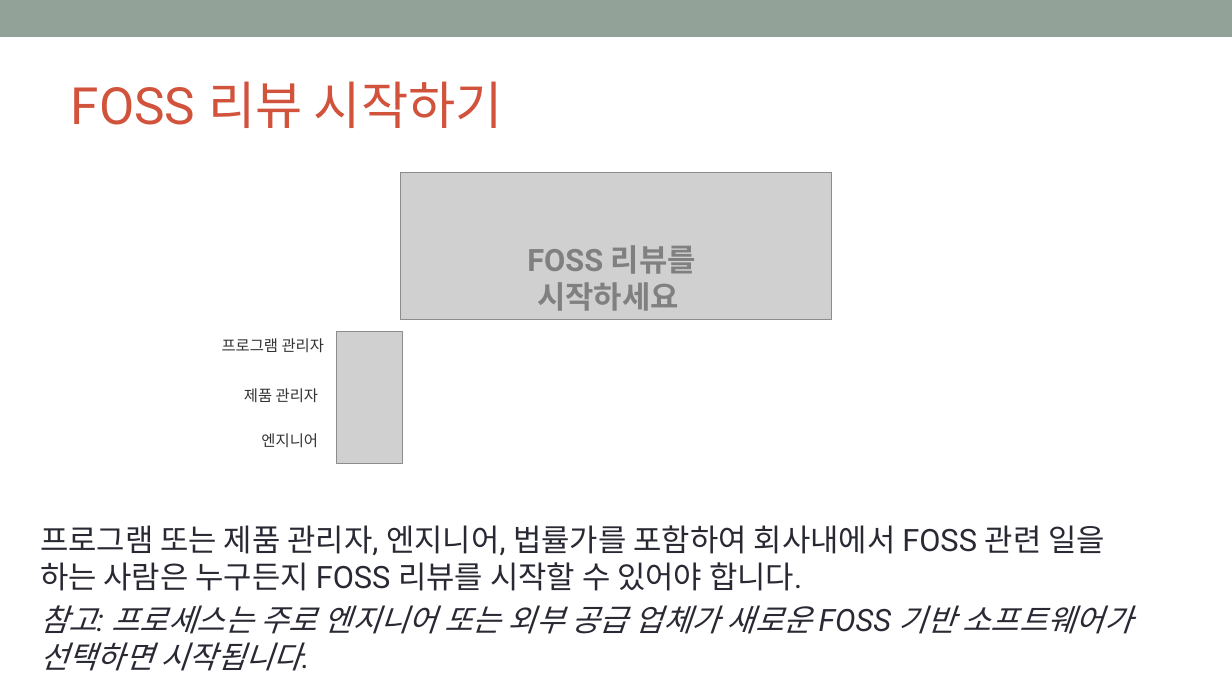
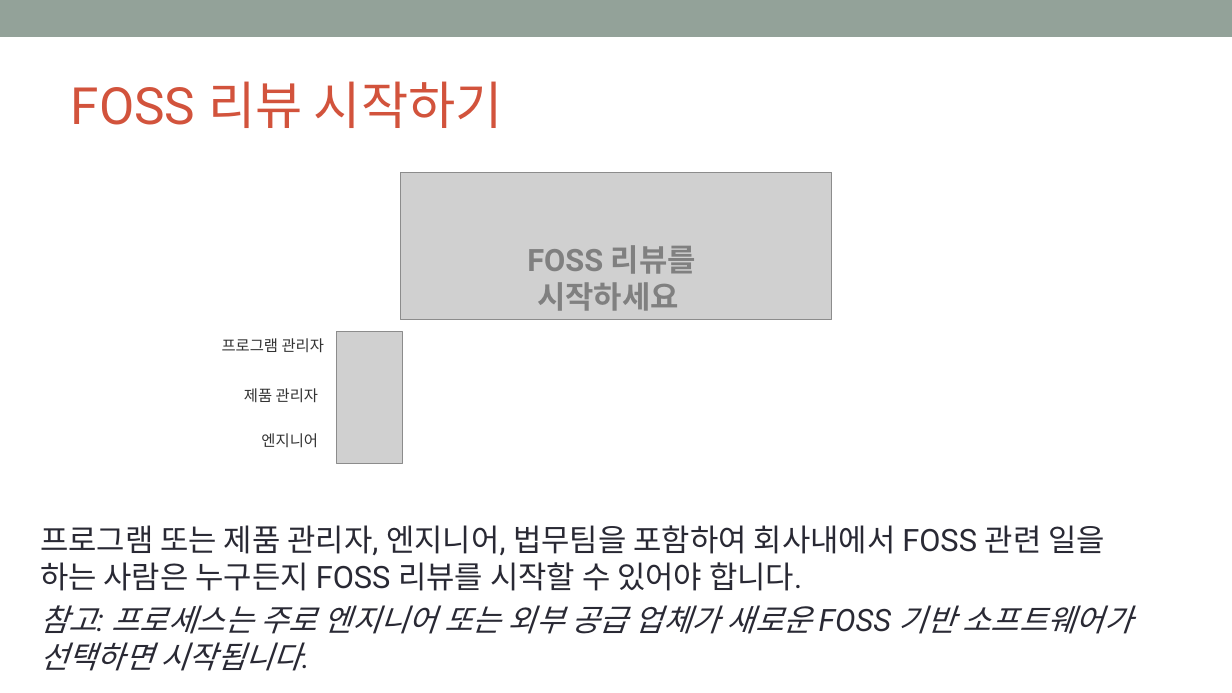
Before and after one commit to OpenChain-KWG/Curriculum-Translation-KR, a slide deck: slide 44 of target/slides/openchain-curriculum-for-1-1.pptx. Drawn at 1232x693 pixels with LibreOffice and Linux fonts; fonts in the diff are those of the drawing; grey boxes stand for pictures; background and template pictures are left out. Boxes give left, top, right and bottom in pixels: in the first picture for what was removed or moved away, otherwise in the second. Text is boxed around its words. In the diff, an @@ line names an element or a change of style, - is before the commit and + after.

```diff
--- a/target/slides/openchain-curriculum-for-1-1.pptx
+++ b/target/slides/openchain-curriculum-for-1-1.pptx
@@ text at (40,525,1105,591): text changed @@
-프로그램 또는 제품 관리자, 엔지니어, 법률가를 포함하여 회사내에서 FOSS 관련 일을 하는 사람은 누구든지 FOSS 리뷰를 시작할 수 있어야 합니다.
+프로그램 또는 제품 관리자, 엔지니어, 법무팀을 포함하여 회사내에서 FOSS 관련 일을 하는 사람은 누구든지 FOSS 리뷰를 시작할 수 있어야 합니다.
```
Also in this commit, not shown: 10 other slides changed, 8 other files.
